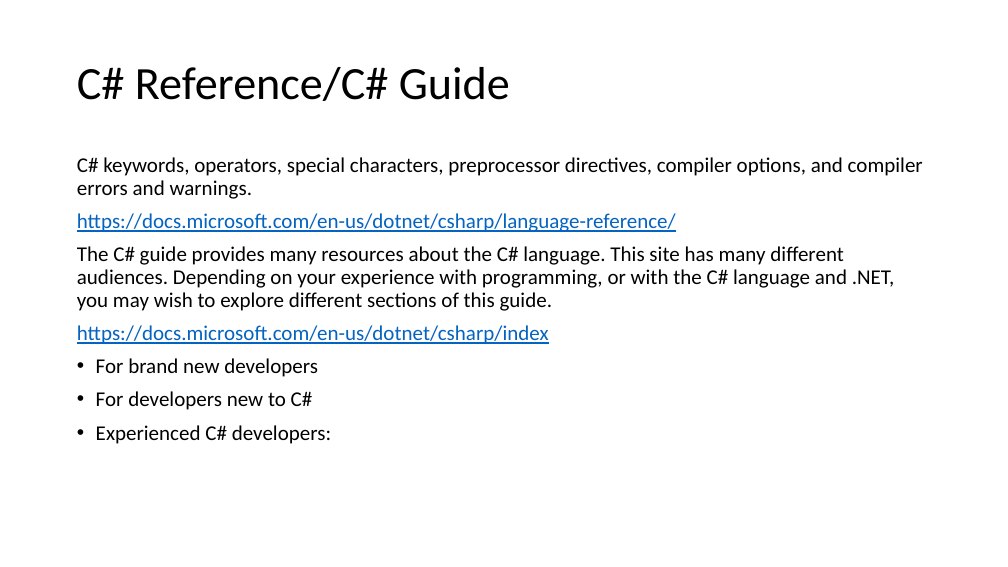
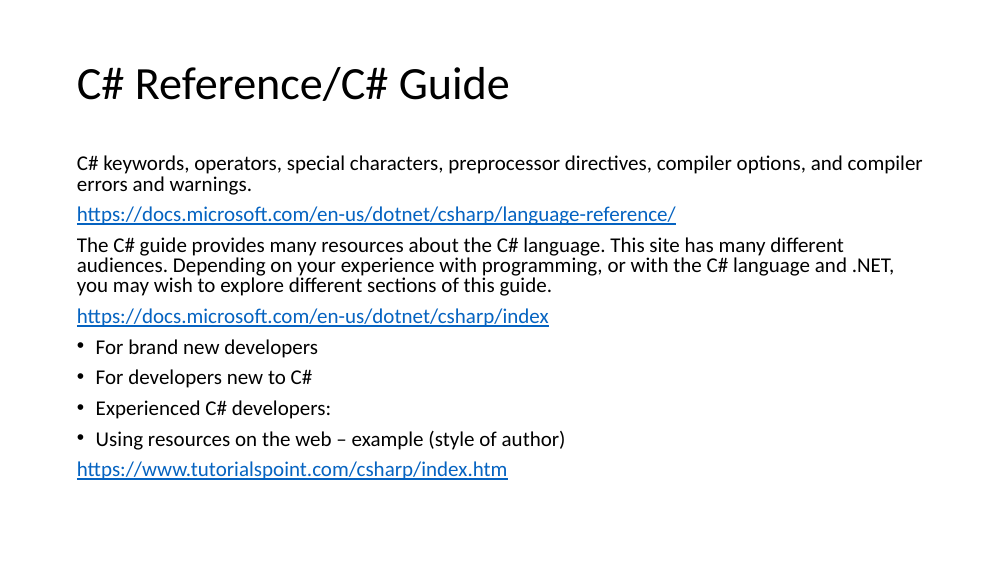
Before and after one commit to karenpayneoregon/VisualStudioEducation, a slide deck: slide 12 of PowerPoint/Working with Visual Studio.pptx. Drawn at 1008x567 pixels with LibreOffice and Linux fonts; fonts in the diff are those of the drawing. Boxes give left, top, right and bottom in pixels: in the first picture for what was removed or moved away, otherwise in the second. Text is boxed around its words. In the diff, an @@ line names an element or a change of style, - is before the commit and + after.

```diff
--- a/PowerPoint/Working with Visual Studio.pptx
+++ b/PowerPoint/Working with Visual Studio.pptx
@@ text at (77, 155, 923, 419): line spacing 0.9 to 0.8 @@
@@ text at (77, 431, 566, 480): paragraphs added @@
+• Using resources on the web – example (style of author)
+https://www.tutorialspoint.com/csharp/index.htm
```
Also in this commit, not shown: 1 other slide changed, 42 other files.
